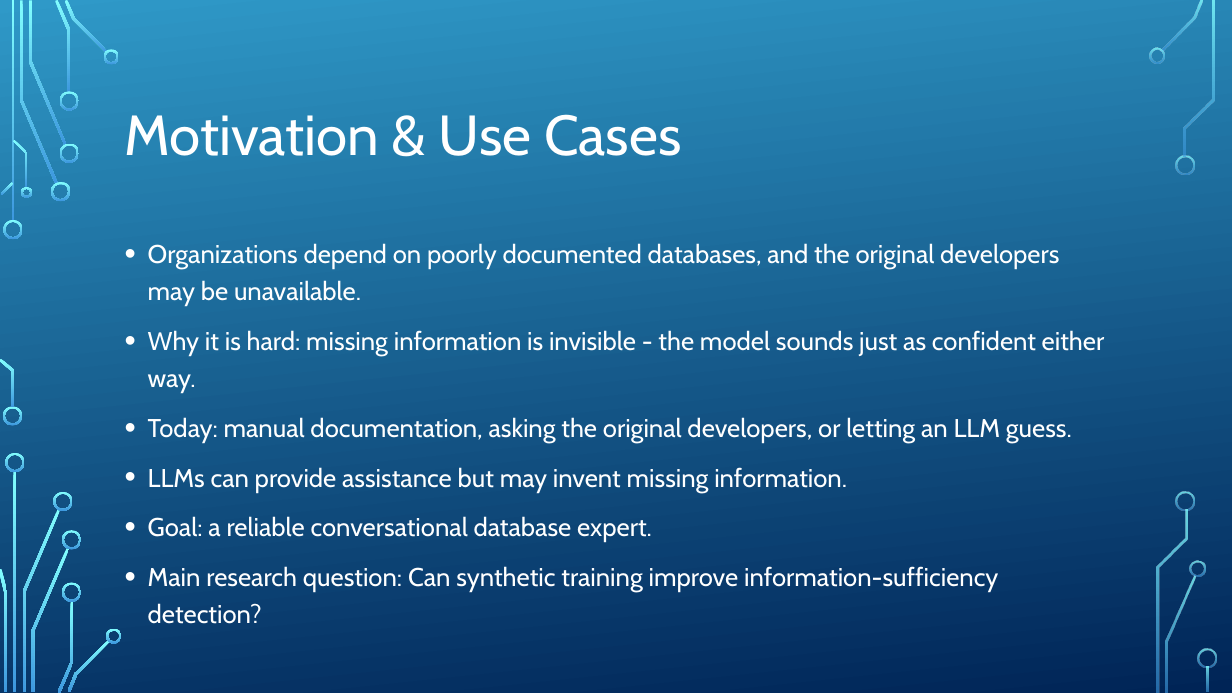
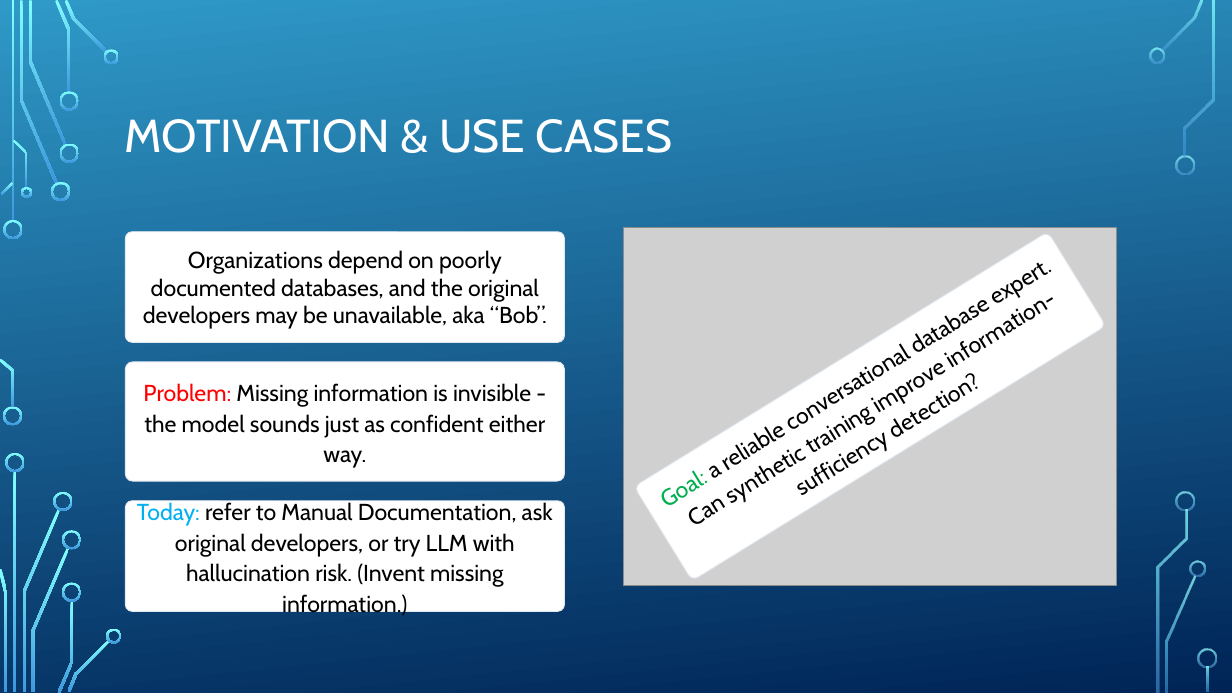
Before and after one commit to ofirbuch-minervaxr/information-sufficiency-unfamiliar-databases, a slide deck: slide 2 of Slides/Information Sufficiency in Unfamiliar Databases.pptx. Drawn at 1232x693 pixels with LibreOffice and Linux fonts; fonts in the diff are those of the drawing; grey boxes stand for pictures; background and template pictures are left out. Boxes give left, top, right and bottom in pixels: in the first picture for what was removed or moved away, otherwise in the second. Text is boxed around its words. In the diff, an @@ line names an element or a change of style, - is before the commit and + after.

Commit message:
Significant Revision
Besides success criterias are vague, it is a massive improvement given the time constraint left.

```diff
--- a/Slides/Information Sufficiency in Unfamiliar Databases.pptx
+++ b/Slides/Information Sufficiency in Unfamiliar Databases.pptx
@@ text at (x1=125, y1=119, x2=672, y2=153): text changed; size 44 to 36 pt @@
-Motivation & Use Cases
+MOTIVATION & USE CASES
@@ rounded rectangle added at (x1=126, y1=232, x2=565, y2=343), fill #FFFFFF, outline #E2E8F0 0.75 pt, 18 pt, text #000000 @@
+Organizations depend on poorly documented databases, and the original developers may be unavailable, aka “Bob”.
@@ picture added at (x1=624, y1=227, x2=1116, y2=585) @@
@@ rounded rectangle added at (x1=635, y1=232, x2=1107, y2=581), fill #FFFFFF, outline #E2E8F0 0.75 pt, 18 pt, text #000000 @@
+Goal: a reliable conversational database expert.
+Can synthetic training improve information-sufficiency detection?
@@ text removed at (x1=148, y1=243, x2=1105, y2=592) @@
-• Organizations depend on poorly documented databases, and the original developers may be unavailable.
-• Why it is hard: missing information is invisible - the model sounds just as confident either way.
-• Today: manual documentation, asking the original developers, or letting an LLM guess.
-• LLMs can provide assistance but may invent missing information.
-• Goal: a reliable conversational database expert.
-• Main research question: Can synthetic training improve information-sufficiency detection?
@@ rounded rectangle added at (x1=126, y1=362, x2=565, y2=482), fill #FFFFFF, outline #E2E8F0 0.75 pt, 18 pt, text #000000 @@
+Problem: Missing information is invisible - the model sounds just as confident either way.
@@ rounded rectangle added at (x1=126, y1=501, x2=565, y2=612), fill #FFFFFF, outline #E2E8F0 0.75 pt, 18 pt, text #000000 @@
+Today: refer to Manual Documentation, ask original developers, or try LLM with hallucination risk. (Invent missing information.)
```
Also in this commit, not shown: 6 other slides changed, 2 slides added, 1 other file.
